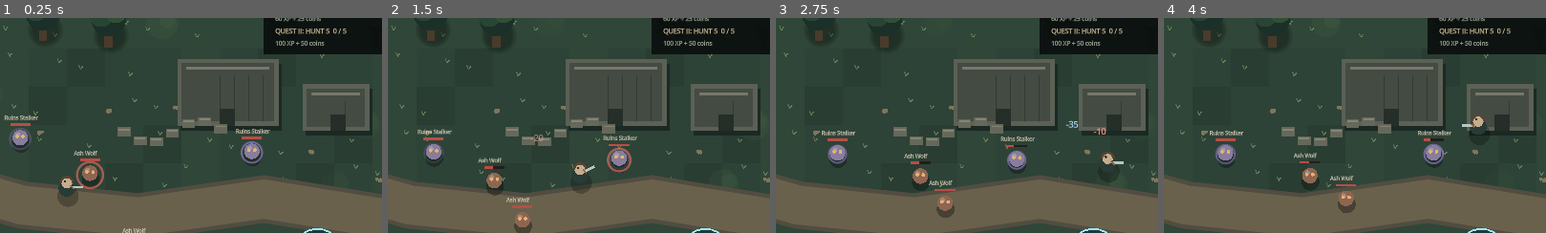
Above: before the commit, frames 1-4 (left to right).
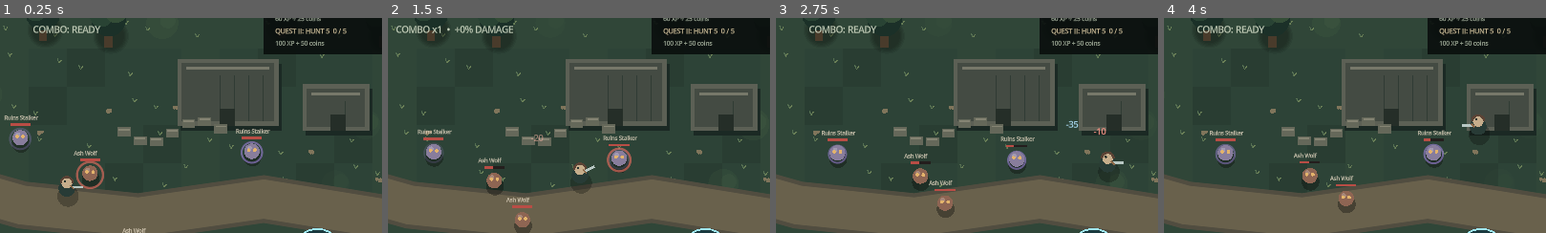
Above: after the commit, the same moments.

Repository: filesgloom-png/ELDERVALE
Game: Godot game, scene res://scenes/main.tscn
Two runs of this game, one before a commit and one after it. Both use one fixed random seed, a clock stepped at 60 frames per second and the inputs below.
Inputs (mouse positions are % of the whole screen's width and height, from its top left):
- Up to frame 1 (0.25 s): no input
- Up to frame 2 (1.5 s): tap Enter (ui_accept) at 0.5, 0.77 s; move the mouse to (72, 45) at 0.52 s; hold Right (ui_right) 0.53-1.25 s; tap Q at 0.6 s; click (72, 45) at 0.67 s; drag from (30, 55) to (45, 70) at 1.27 s
- Up to frame 3 (2.75 s): move the mouse to (60, 28) at 2.02 s; hold Right (ui_right) from 2.03 s (still down); tap F at 2.1 s
- Up to frame 4 (4 s): release Right (ui_right) at 2.75 s; drag from (45, 70) to (20, 35) at 2.77 s; move the mouse to (80, 65) at 3.52 s; hold Left (ui_left) from 3.53 s (still down); tap R at 3.6 s; tap Enter (ui_accept) at 3.77 s
The pictures show only the part of the screen within x 41-91%, y 11-61%; the shares and areas given below are measured in that part.

The runs differ from the first frame. In frame 1, 0.4% of the frame differs, in the area x 8-27%, y 3-8%; in frame 2, 0.6%, in the area x 2-33%, y 3-8%; in frame 3, 0.4%; in frame 4, 0.4%.

Commit message:
feat: add timed combat combo chains

Diff:
--- a/scripts/main.gd
+++ b/scripts/main.gd
@@ -25,6 +25,8 @@
 var dodge_cooldown := 0.0
 var dodge_direction: Vector2 = Vector2.RIGHT
 var critical_flash := 0.0
+var combo_count := 0
+var combo_timer := 0.0
 var weapon_tier := 0
 var armor_tier := 0
 var herbs := 0
@@ -56,6 +58,9 @@
 	dodge_time = maxf(dodge_time - delta, 0.0)
 	dodge_cooldown = maxf(dodge_cooldown - delta, 0.0)
 	critical_flash = maxf(critical_flash - delta, 0.0)
+	combo_timer = maxf(combo_timer - delta, 0.0)
+	if combo_timer <= 0.0:
+		combo_count = 0
 	attack_cooldown = maxf(attack_cooldown - delta, 0.0)
 	skill_cooldown = maxf(skill_cooldown - delta, 0.0)
 	mob_attack_cooldown = maxf(mob_attack_cooldown - delta, 0.0)
@@ -305,9 +310,17 @@
 	if target_index == -1:
 		return
 	var target: Dictionary = mobs[target_index]
+	combo_count += 1
+	combo_timer = 1.65
+	if combo_count == 3:
+		_add_floating_message("COMBO x3! +15%", player_position + Vector2(0, -68), Color("#b8e8a0"))
+	elif combo_count == 5:
+		_add_floating_message("COMBO x5! +35%", player_position + Vector2(0, -68), Color("#ffd56f"))
 	var slash_direction := (Vector2(target["pos"]) - player_position).normalized()
 	combat_effects.append({"kind": "slash", "pos": player_position, "dir": slash_direction, "life": 0.20, "duration": 0.20})
 	var damage := 20 + weapon_tier * 8 + weapon_enchant * 4
+	var combo_bonus := 0.35 if combo_count >= 5 else (0.15 if combo_count >= 3 else 0.0)
+	damage = int(round(float(damage) * (1.0 + combo_bonus)))
 	var critical_chance := minf(0.08 + float(weapon_enchant) * 0.04, 0.24)
 	var is_critical := randf() < critical_chance
 	if is_critical:
@@ -954,6 +967,10 @@
 	draw_string(ThemeDB.fallback_font, Vector2(42, 164), "HERBS %d   POTIONS %d   RELIC SHARDS %d" % [herbs, potions, relic_shards], HORIZONTAL_ALIGNMENT_LEFT, -1, 12, Color("#c5cfba"))
 	draw_string(ThemeDB.fallback_font, Vector2(42, 202), "GUARDIAN CORES %d   ANCIENT CACHES %d" % [guardian_cores, ancient_caches], HORIZONTAL_ALIGNMENT_LEFT, -1, 11, Color("#e7bd9a"))
 	draw_string(ThemeDB.fallback_font, Vector2(42, 184), "DMG %d  •  CRIT %d%%  •  ARMOR %d" % [20 + weapon_tier * 8 + weapon_enchant * 4, int(round(minf(0.08 + float(weapon_enchant) * 0.04, 0.24) * 100.0)), armor_tier * 2 + armor_enchant * 2], HORIZONTAL_ALIGNMENT_LEFT, -1, 11, Color("#d7c59f"))
+	var combo_bonus_percent := 35 if combo_count >= 5 else (15 if combo_count >= 3 else 0)
+	var combo_label := "COMBO x%d  •  +%d%% DAMAGE" % [combo_count, combo_bonus_percent] if combo_count > 0 else "COMBO: READY"
+	var combo_color := Color("#ffd56f") if combo_count >= 5 else (Color("#b8e8a0") if combo_count >= 3 else Color("#c5cfba"))
+	draw_string(ThemeDB.fallback_font, Vector2(465, 102), combo_label, HORIZONTAL_ALIGNMENT_CENTER, 350, 15, combo_color)
 	var forge_weapon_center := _forge_weapon_button_center()
 	draw_rect(Rect2(forge_weapon_center - Vector2(67, 23), Vector2(134, 46)), Color(0.16, 0.13, 0.09, 0.92))
 	draw_rect(Rect2(forge_weapon_center - Vector2(67, 23), Vector2(134, 46)), Color("#c49a62"), false, 2.0)
